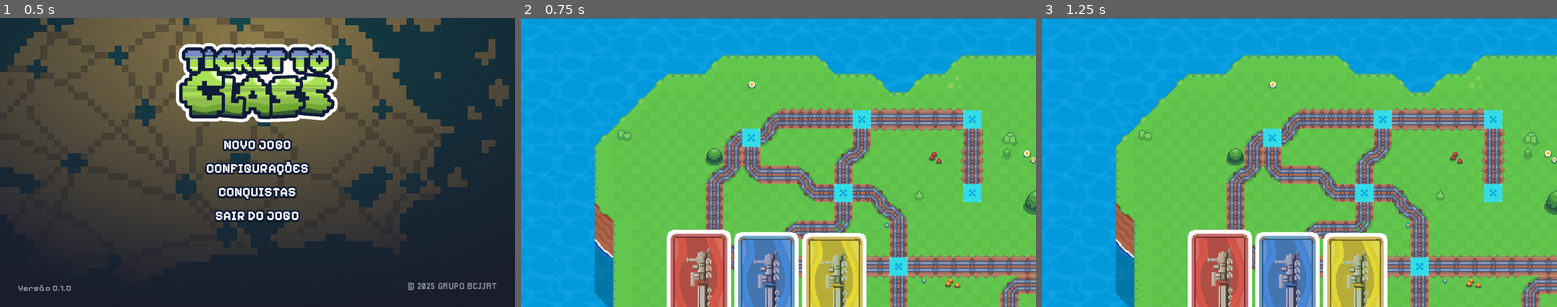
Above: before the commit, frames 1-3 (left to right).
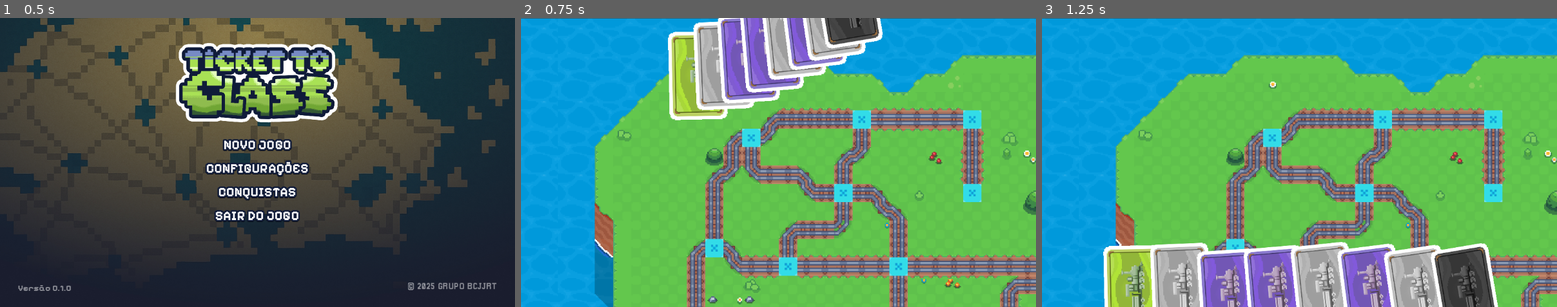
Above: after the commit, the same moments.

Repository: rafaamparo/ticket-to-ride-es2
Game: Godot game, scene res://scenes/main_menu.tscn
The game is run twice, just before and just after one commit, with the same random seed, the same clock (stepped at 60 frames per second) and the same inputs.
Inputs (mouse positions are in pixels of both pictures, inside the frame that each line leads up to):
- Up to frame 1 (0.5 s): no input
- Up to frame 2 (0.75 s): tap Enter at 0.5 s; drag from (778, 145) to (830, 98) at 0.52 s
- Up to frame 3 (1.25 s): no input

Frame 1 is identical in both runs. In frame 2, 20% of the frame differs, in the area x 28-71%, y 0-100%; in frame 3, 18%.

Commit message:
Refactors card management and updates Godot editor path
Implements a new card management system that enhances player interaction with cards by introducing drag-and-drop functionality and hover effects.

Removes the old card scene and replaces it with a more modular card system. Updates Godot editor path for consistency across different environments.

This change improves the overall game experience and maintainability of the codebase.

Diff:
--- a/game_assets/game_scene/object_scenes/game_card.gd
+++ b/game_assets/game_scene/object_scenes/game_card.gd
@@ -1,11 +1,19 @@
-extends Node2D
+class_name GameCard extends Node2D
 
+signal hovered
+signal hoveredOff
+
+var posicaoInicial
 @export var card_index: int = 0;
+@export var cor: int = 0
+@export var raridade:int = 10
 
 # Called when the node enters the scene tree for the first time.
 func _ready() -> void:
+	get_parent().connect_card_signals(self)
 	$CardSprite.vframes = 4  # 4 rows
 	$CardSprite.hframes = 2  # 2 columns
+
 	update_card_sprite()
 
 # Called every frame. 'delta' is the elapsed time since the previous frame.
@@ -20,3 +28,14 @@
 func set_card_index(index: int) -> void:
 	card_index = index
 	update_card_sprite()
+
+
+func _on_area_2d_mouse_entered() -> void:
+	#print("passouuu")
+	emit_signal("hovered", self)
+	pass # Replace with function body.
+
+
+func _on_area_2d_mouse_exited() -> void:
+	emit_signal("hoveredOff", self)
+	pass # Replace with function body.
--- a/game_assets/game_scene/object_scenes/game_card.tscn
+++ /dev/null
@@ -1,13 +0,0 @@
-[gd_scene load_steps=3 format=3 uid="uid://caqp8j6nugdg3"]
-
-[ext_resource type="Texture2D" uid="uid://btapowgjshw15" path="res://game_assets/game_scene/card_spreadsheet.png" id="1_eenfb"]
-[ext_resource type="Script" path="res://game_assets/game_scene/object_scenes/game_card.gd" id="1_nypqo"]
-
-[node name="GameCard" type="Node2D"]
-script = ExtResource("1_nypqo")
-
-[node name="CardSprite" type="Sprite2D" parent="."]
-rotation = -1.5708
-texture = ExtResource("1_eenfb")
-hframes = 2
-vframes = 4
--- /dev/null
+++ b/game_assets/game_scene/object_scenes/game_card_scene.tscn
@@ -0,0 +1,29 @@
+[gd_scene load_steps=4 format=3 uid="uid://caqp8j6nugdg3"]
+
+[ext_resource type="Script" path="res://game_assets/game_scene/object_scenes/game_card.gd" id="1_cibbh"]
+[ext_resource type="Texture2D" uid="uid://btapowgjshw15" path="res://game_assets/game_scene/card_spreadsheet.png" id="2_cn8yd"]
+
+[sub_resource type="RectangleShape2D" id="RectangleShape2D_gok2h"]
+size = Vector2(154.118, 232.941)
+
+[node name="GameCard" type="Node2D"]
+z_index = 1
+scale = Vector2(0.85, 0.85)
+script = ExtResource("1_cibbh")
+
+[node name="CardSprite" type="Sprite2D" parent="."]
+rotation = -1.5708
+scale = Vector2(0.85, 0.85)
+texture = ExtResource("2_cn8yd")
+hframes = 2
+vframes = 4
+
+[node name="Area2D" type="Area2D" parent="."]
+
+[node name="CollisionShape2D" type="CollisionShape2D" parent="Area2D"]
+position = Vector2(5.96046e-08, 0)
+scale = Vector2(1, 1)
+shape = SubResource("RectangleShape2D_gok2h")
+
+[connection signal="mouse_entered" from="Area2D" to="." method="_on_area_2d_mouse_entered"]
+[connection signal="mouse_exited" from="Area2D" to="." method="_on_area_2d_mouse_exited"]
--- /dev/null
+++ b/game_assets/game_scene/object_scripts/cartas_mao_jogador.gd
@@ -0,0 +1,161 @@
+class_name GerenciadorCartasJogador extends CanvasLayer
+
+var minhas_cartas: Array[GameCard] = []
+var isHoveringCard: bool = false
+var cardBeingDragged
+const LARGURA_CARTA: float = 125*0.85
+const QTD_CARTAS: int = 8
+const COLLISION_MASK = 1
+
+# Called when the node enters the scene tree for the first time.
+func _ready() -> void:
+	var carta_scene = preload("res://game_assets/game_scene/object_scenes/game_card_scene.tscn")
+	var centro_tela_x = get_viewport().size.x / 2
+
+	for i in range(QTD_CARTAS):
+		var carta = carta_scene.instantiate()
+		adicionarCartaNaMao(carta);
+		carta.position = Vector2(centro_tela_x, -500)
+		carta.card_index = randi_range(0, 7)
+		$".".add_child(carta)
+
+func adicionarCartaNaMao(cartaParaAdicionar: GameCard):
+	if cartaParaAdicionar not in minhas_cartas and cartaParaAdicionar != null:
+		minhas_cartas.append(cartaParaAdicionar)
+	calcularPosicaoDasCartas()
+
+func removerCartaDaMao(cartaParaRemover: GameCard):
+	if cartaParaRemover in minhas_cartas:
+		minhas_cartas.erase(cartaParaRemover)
+		calcularPosicaoDasCartas()
+
+func calcularPosicaoDasCartas():
+	var centro_tela_x = get_viewport().size.x / 2
+	var area_mao_y = get_viewport().size.y - 50
+
+	for i in range(minhas_cartas.size()):
+		var cartaParaAtualizar = minhas_cartas[i]
+
+		var larguraTotalDasCartas = (minhas_cartas.size()-1)*LARGURA_CARTA
+		var x_novo_da_carta = centro_tela_x + i*LARGURA_CARTA - larguraTotalDasCartas/2;
+		var rotacao_graus = -1.2*(i+1)
+		var nova_posicao = Vector2(x_novo_da_carta, area_mao_y + randi_range(0, 25))
+
+		cartaParaAtualizar.rotation = deg_to_rad(rotacao_graus)
+		cartaParaAtualizar.posicaoInicial = nova_posicao
+		var tween = get_tree().create_tween()
+		tween.tween_property(cartaParaAtualizar, "position", nova_posicao, 0.4)
+
+
+
+# Sistema de Movimentação da Carta
+
+func connect_card_signals(card):
+	card.connect("hovered", hovered_on_card)
+	card.connect("hoveredOff", hovered_off_card)
+
+func hovered_on_card(carta: GameCard):
+	if !isHoveringCard:
+		isHoveringCard = true
+		highlight_card(carta, true)
+
+func hovered_off_card(carta: GameCard):
+	if !cardBeingDragged:
+		highlight_card(carta,false)
+		var newCardHovered = raycast_check(COLLISION_MASK)
+		if newCardHovered:
+			highlight_card(newCardHovered, true)
+		else:
+			isHoveringCard = false
+
+func highlight_card(card, hovered):
+	if minhas_cartas.has(card):
+		if hovered:
+			var tween = get_tree().create_tween()
+			tween.tween_property(card, "scale", Vector2(1, 1), 0.05)
+			card.z_index = 100
+		else:
+			var tween = get_tree().create_tween()
+			tween.tween_property(card, "scale", Vector2(0.85, 0.8), 0.05)
+			card.z_index = 1
+
+
+func start_drag(carta):
+	cardBeingDragged = carta
+	carta.scale = Vector2(1, 1)
+func stop_drag():
+	if (cardBeingDragged != null):
+		cardBeingDragged.scale = Vector2(1.05, 1.05)
+		cardBeingDragged = null
+		adicionarCartaNaMao(cardBeingDragged)
+
+func _input(event: InputEvent) -> void:
+	if event is InputEventMouseButton and event.button_index == MOUSE_BUTTON_LEFT:
+		if event.is_pressed():
+			var carta = raycast_check(COLLISION_MASK)
+			print(carta)
+			if carta:
+				start_drag(carta)
+		else:
+			if cardBeingDragged:
+				stop_drag()
+
+func get_card_with_highest_z_index(cards):
+	var highest_z_card = cards[0].collider.get_parent()
+	var highest_z_ind = highest_z_card.z_index
+
+	for i in range(1, cards.size()):
+		var curr_card = cards[i].collider.get_parent()
+		if curr_card.z_index > highest_z_ind:
+			highest_z_card = curr_card
+			highest_z_ind = highest_z_card.z_index
+
+	return highest_z_card
+
+func raycast_check(_collider: int): # collider parameter is no longer used
+	var cards_under_mouse: Array[GameCard] = []
+	var mouse_pos = get_viewport().get_mouse_position()
+
+	for card in minhas_cartas:
+		if is_instance_valid(card) and is_instance_valid(card.get_node_or_null("Area2D/CollisionShape2D")):
+			var collision_shape = card.get_node("Area2D/CollisionShape2D") as CollisionShape2D
+			if not is_instance_valid(collision_shape.shape):
+				continue
+
+			# Get the extents of the collision shape
+			var shape_extents = collision_shape.shape.get_rect().size / 2.0
+
+			# Calculate the global scale of the card
+			var card_global_scale = card.get_global_transform().get_scale()
+
+			# Apply scale to the shape extents
+			var scaled_extents = shape_extents * card_global_scale
+
+			# Calculate the card's bounding box in global coordinates
+			# The card's global_position is its center if it's a Node2D.
+			# If the CollisionShape2D is offset from the GameCard's origin, that needs to be accounted for.
+			# Assuming CollisionShape2D is centered or its position is relative to GameCard origin.
+			var card_global_center = card.global_position + collision_shape.global_position - card.global_position # Offset of collision shape
+			var top_left = card_global_center - scaled_extents
+			var bottom_right = card_global_center + scaled_extents
+
+			var global_card_rect = Rect2(top_left, bottom_right - top_left)
+
+			if global_card_rect.has_point(mouse_pos):
+				cards_under_mouse.append(card)
+
+	if cards_under_mouse.size() > 0:
+		if cards_under_mouse.size() == 1:
+			return cards_under_mouse[0]
+		else:
+			var highest_z_card = cards_under_mouse[0]
+			for i in range(1, cards_under_mouse.size()):
+				if cards_under_mouse[i].z_index > highest_z_card.z_index:
+					highest_z_card = cards_under_mouse[i]
+			return highest_z_card
+	return null
+
+func _process(delta: float) -> void:
+	if cardBeingDragged:
+		var mouse_pos = get_viewport().get_mouse_position()
+		cardBeingDragged.position = mouse_pos
--- a/scenes/game_scene.tscn
+++ b/scenes/game_scene.tscn
@@ -2,7 +2,7 @@
 
 [ext_resource type="PackedScene" uid="uid://bthoe4tuk1l8u" path="res://game_assets/game_scene/object_scenes/player_camera.tscn" id="1_gpu2n"]
 [ext_resource type="Texture2D" uid="uid://cy1copphy32uc" path="res://game_assets/game_scene/mapa.png" id="1_othft"]
-[ext_resource type="PackedScene" uid="uid://caqp8j6nugdg3" path="res://game_assets/game_scene/object_scenes/game_card.tscn" id="3_7cgp6"]
+[ext_resource type="Script" path="res://game_assets/game_scene/object_scripts/cartas_mao_jogador.gd" id="3_ygg2m"]
 
 [node name="GameScene" type="Control"]
 layout_mode = 3
@@ -13,6 +13,7 @@
 offset_bottom = 1577.0
 grow_horizontal = 2
 grow_vertical = 2
+mouse_filter = 1
 
 [node name="Camera2D" parent="." instance=ExtResource("1_gpu2n")]
 anchor_mode = 0
@@ -28,21 +29,5 @@
 expand_mode = 1
 stretch_mode = 4
 
-[node name="CanvasLayer" type="CanvasLayer" parent="."]
-layer = 2
-scale = Vector2(0.8, 0.8)
-transform = Transform2D(0.8, 0, 0, 0.8, 0, 0)
-
-[node name="GameCard" parent="CanvasLayer" instance=ExtResource("3_7cgp6")]
-top_level = true
-position = Vector2(497.5, 730)
-
-[node name="GameCard2" parent="CanvasLayer" instance=ExtResource("3_7cgp6")]
-top_level = true
-position = Vector2(876.5, 738)
-card_index = 1
-
-[node name="GameCard3" parent="CanvasLayer" instance=ExtResource("3_7cgp6")]
-top_level = true
-position = Vector2(686.5, 736)
-card_index = 2
+[node name="GerenciadorCartasJogador" type="CanvasLayer" parent="."]
+script = ExtResource("3_ygg2m")
